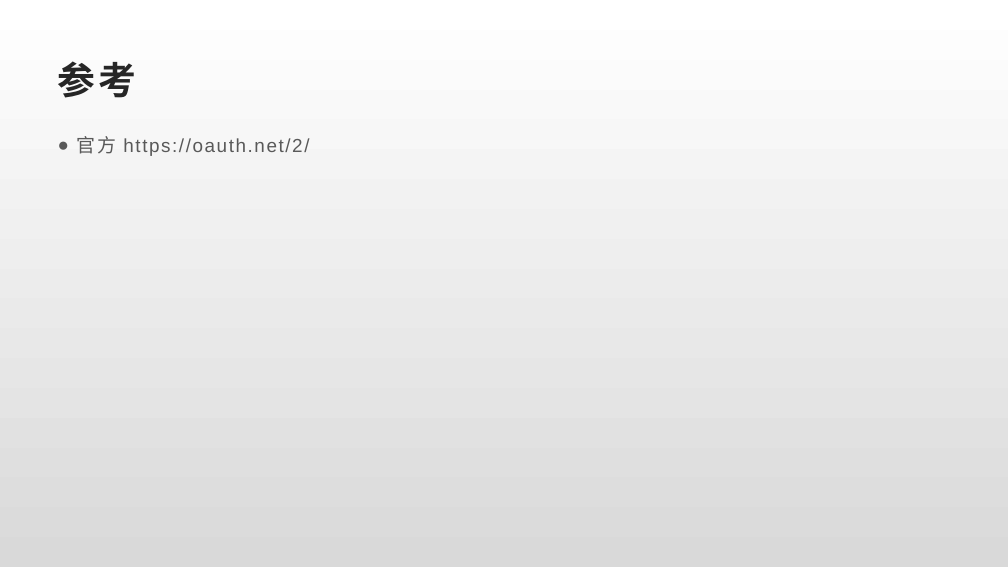
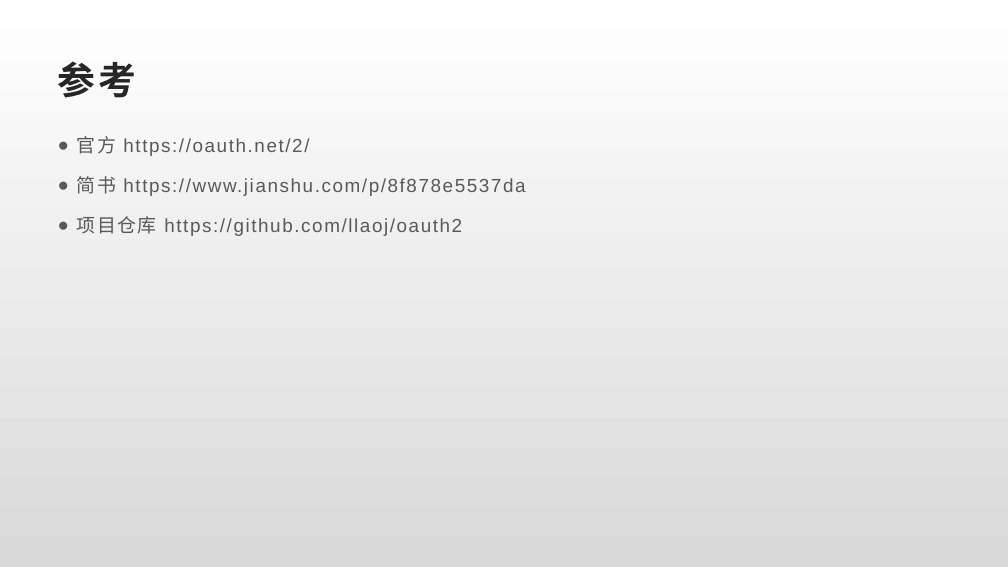
Before and after one commit to llaoj/my-share, a slide deck: slide 11 of gooauth/index.pptx (slide 5 before the commit). Drawn at 1008x567 pixels with LibreOffice and Linux fonts; fonts in the diff are those of the drawing. Boxes give left, top, right and bottom in pixels: in the first picture for what was removed or moved away, otherwise in the second. Text is boxed around its words. In the diff, an @@ line names an element or a change of style, - is before the commit and + after.

```diff
--- a/gooauth/index.pptx
+++ b/gooauth/index.pptx
@@ text at bbox=[77, 176, 525, 236]: paragraphs added @@
+● 简书 https://www.jianshu.com/p/8f878e5537da
+● 项目仓库 https://github.com/llaoj/oauth2
```
Also in this commit, not shown: 1 other slide changed, 8 slides added, 2 slides removed.
